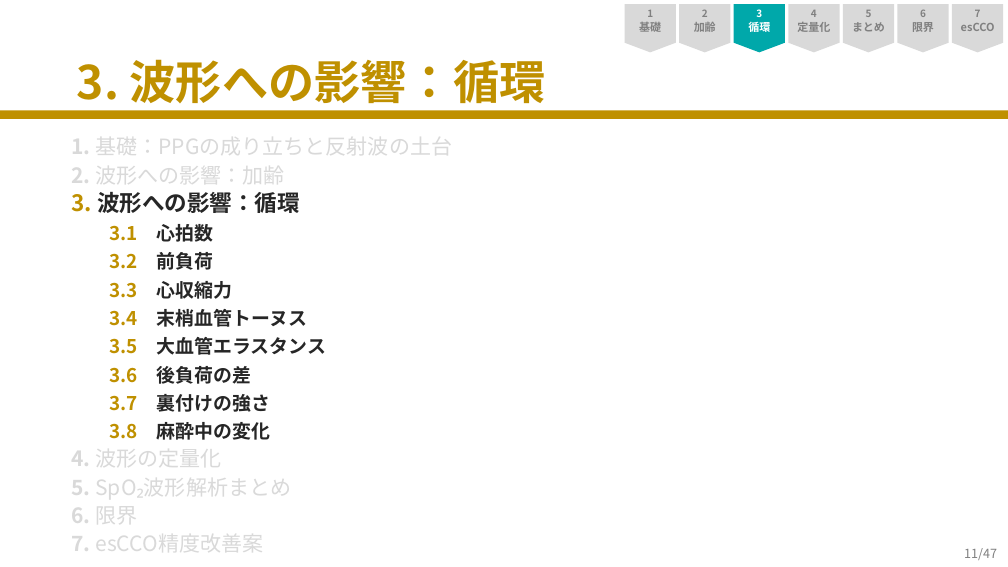
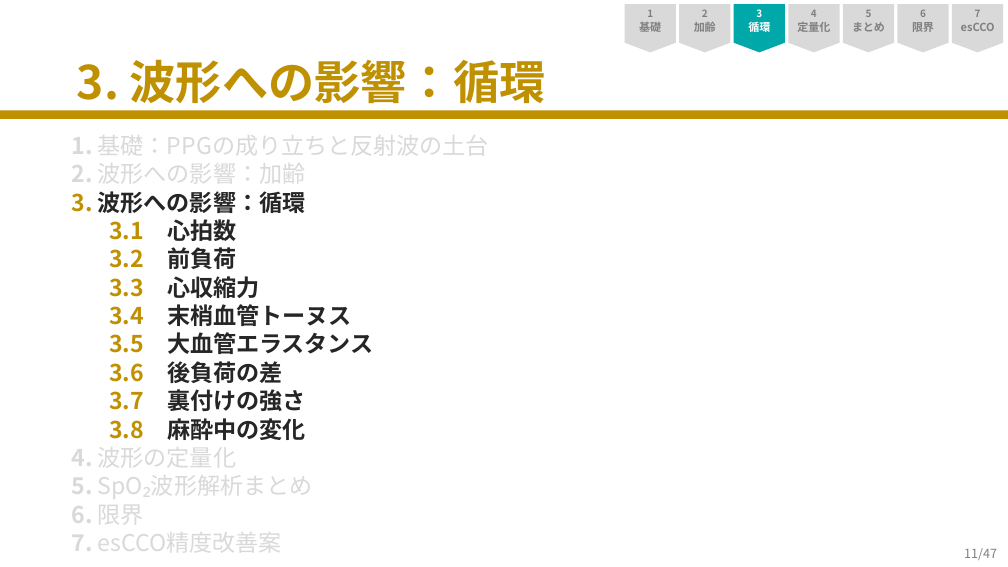
Before and after one commit to nobumitsu-3141/ppg-study, a slide deck: slide 11 of SpO2PPG_revised_websafe.pptx. Drawn at 1008x567 pixels with LibreOffice and Linux fonts; fonts in the diff are those of the drawing. Boxes give left, top, right and bottom in pixels: in the first picture for what was removed or moved away, otherwise in the second. Text is boxed around its words. In the diff, an @@ line names an element or a change of style, - is before the commit and + after.

```diff
--- a/SpO2PPG_revised_websafe.pptx
+++ b/SpO2PPG_revised_websafe.pptx
@@ text "1. 基礎：PPGの成り立ちと反射波の土台" at box(71, 128, 489, 558): size 20 to 22 pt in "1. 基礎：PPGの成り立ちと反射波の土台", "2. 波形への影響：加齢", "4. 波形の定量化", "5. SpO₂波形解析まとめ" and 2 more places; size 21.5 to 22 pt in "3. 波形への影響：循環"; size 18 to 22 pt in "3.1 心拍数", "3.2 前負荷", "3.3 心収縮力", "3.4 末梢血管トーヌス" and 4 more places @@
```
Also in this commit, not shown: 16 other slides changed, 3 other files.
